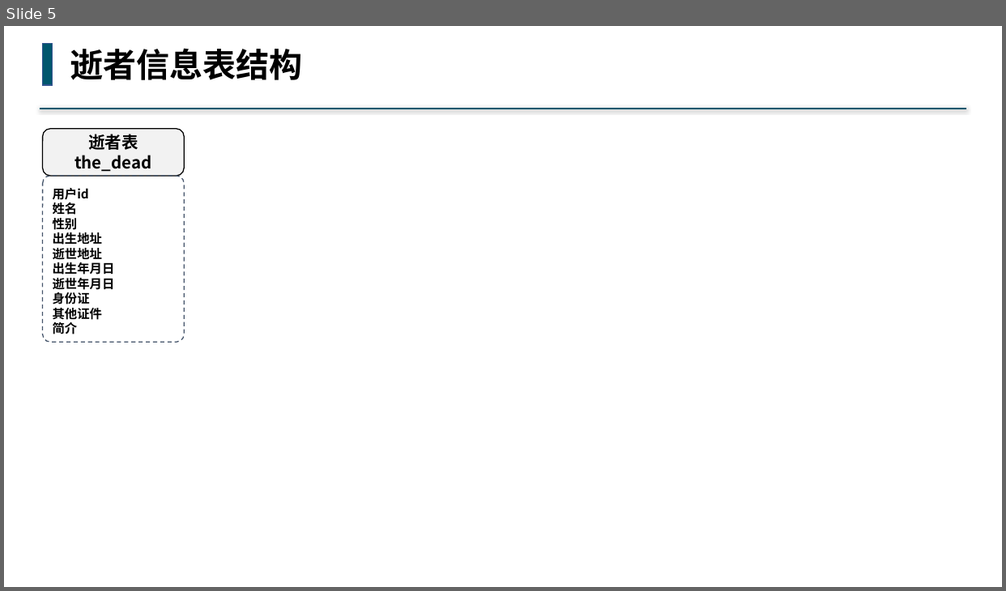
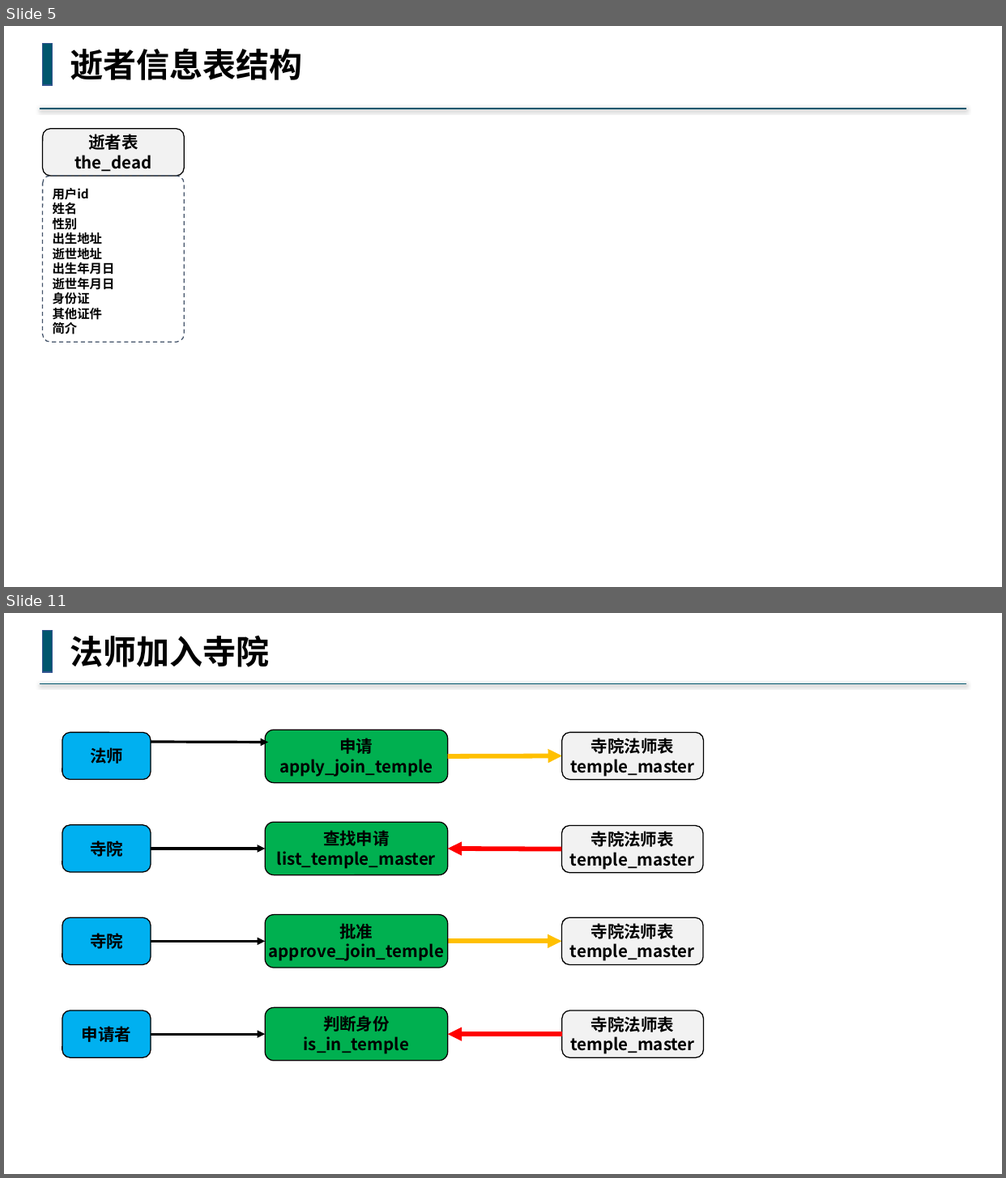
Before and after one commit to buddhachain/buddhaContract, a slide deck: doc/03.角色.pptx. Shown one above the other, each under a label of ours: slide 5 before the commit, slides 5 and 11 after it; the slides between them are not shown. The pictures are 1006x591 and 1006x1178 pixels, drawn with LibreOffice and Linux fonts; fonts in the diff are those of the drawing. Boxes give left, top, right and bottom in pixels: in the first picture for what was removed or moved away, otherwise in the second. Text is boxed around its words. In the diff, an @@ line names an element or a change of style, - is before the commit and + after.

```diff
--- a/doc/03.角色.pptx
+++ b/doc/03.角色.pptx
@@ slide 11 added at (4,613,1002,1174), background #FFFFFF @@
@@ rectangle added at (43,630,53,672), fill #00576E, outline #325491 1 pt @@
@@ text added at (70,636,269,667), 32 pt, text #000000, bold @@
+法师加入寺院
@@ line added from (967, 684) to (39, 684), #00576E 1.5 pt @@
@@ rounded rectangle added at (62,733,151,780), fill #00B0F0, outline #000000 1 pt, 16 pt, text #000000, bold @@
+法师
@@ rounded rectangle added at (266,730,448,783), fill #00B050, outline #000000 1 pt, 16 pt, text #000000, bold @@
+申请
+apply_join_temple
@@ rounded rectangle added at (562,733,704,780), fill #F2F2F2, outline #000000 1 pt, 16 pt, text #000000, bold @@
+寺院法师表
+temple_master
@@ arrow added from (151, 742) to (268, 743), #000000 2.5 pt @@
@@ arrow added from (448, 756) to (562, 756), #FFC000 4.5 pt @@
@@ rounded rectangle added at (62,825,151,872), fill #00B0F0, outline #000000 1 pt, 16 pt, text #000000, bold @@
+寺院
@@ rounded rectangle added at (266,822,448,875), fill #00B050, outline #000000 1 pt, 16 pt, text #000000, bold @@
+查找申请
+list_temple_master
@@ rounded rectangle added at (562,825,703,873), fill #F2F2F2, outline #000000 1 pt, 16 pt, text #000000, bold @@
+寺院法师表
+temple_master
@@ arrow added from (151, 849) to (266, 849), #000000 2.5 pt @@
@@ arrow added from (562, 850) to (448, 849), #FF0000 4.5 pt @@
@@ rounded rectangle added at (62,918,151,965), fill #00B0F0, outline #000000 1 pt, 16 pt, text #000000, bold @@
+寺院
@@ rounded rectangle added at (266,914,448,968), fill #00B050, outline #000000 1 pt, 16 pt, text #000000, bold @@
+批准
+approve_join_temple
@@ rounded rectangle added at (562,918,703,965), fill #F2F2F2, outline #000000 1 pt, 16 pt, text #000000, bold @@
+寺院法师表
+temple_master
@@ arrow added from (151, 942) to (266, 942), #000000 2.5 pt @@
@@ arrow added from (448, 942) to (562, 942), #FFC000 4.5 pt @@
@@ rounded rectangle added at (62,1011,151,1058), fill #00B0F0, outline #000000 1 pt, 16 pt, text #000000, bold @@
+申请者
@@ rounded rectangle added at (266,1007,448,1061), fill #00B050, outline #000000 1 pt, 16 pt, text #000000, bold @@
+判断身份
+is_in_temple
@@ rounded rectangle added at (562,1011,704,1058), fill #F2F2F2, outline #000000 1 pt, 16 pt, text #000000, bold @@
+寺院法师表
+temple_master
@@ arrow added from (151, 1034) to (266, 1034), #000000 2.5 pt @@
@@ arrow added from (562, 1034) to (448, 1034), #FF0000 4.5 pt @@
```
Also in this commit, not shown: 4 slides changed, 3 other slides added, 8 slides removed, 3 other files.
